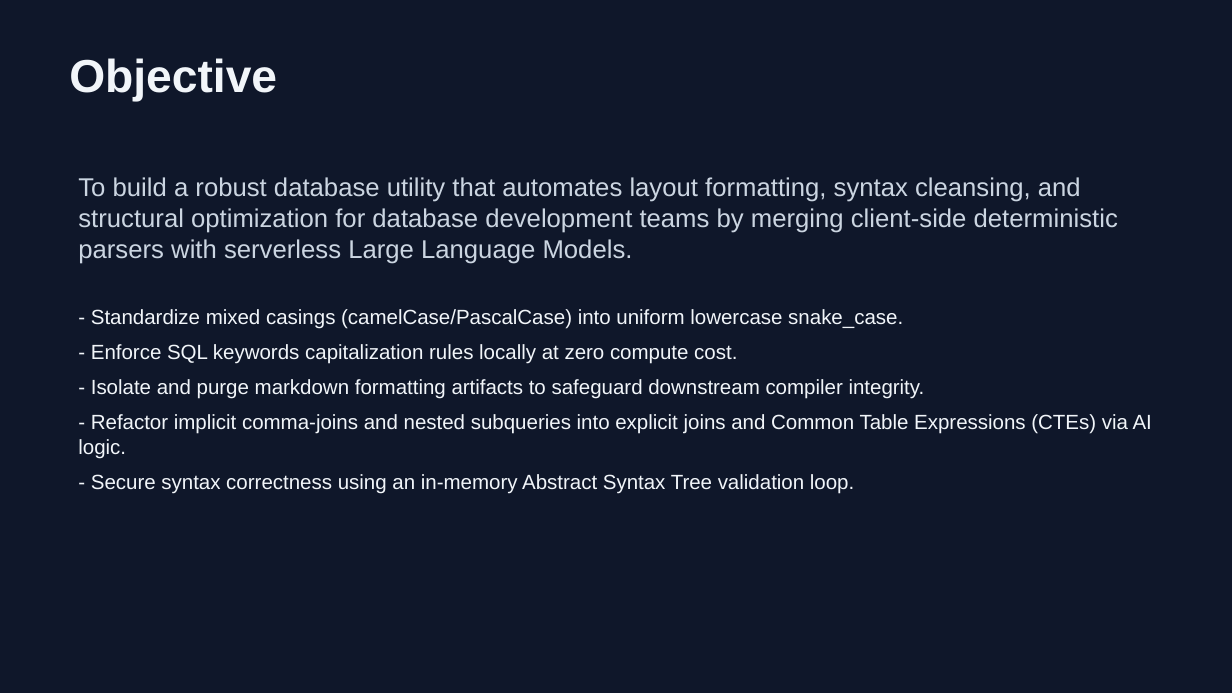
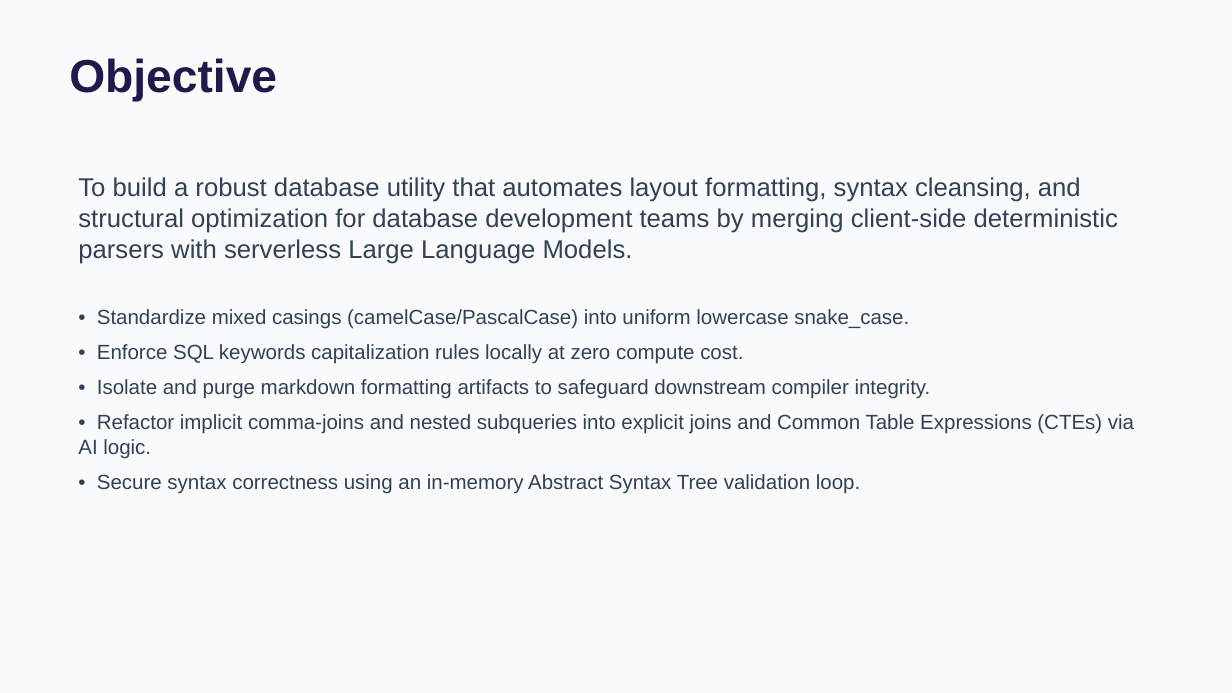
Before and after one commit to bharathpyla/sql-query-linter-style-fixer, a slide deck: slide 2 of Presentation.pptx. Drawn at 1232x693 pixels with LibreOffice and Linux fonts; fonts in the diff are those of the drawing. Boxes give left, top, right and bottom in pixels: in the first picture for what was removed or moved away, otherwise in the second. Text is boxed around its words. In the diff, an @@ line names an element or a change of style, - is before the commit and + after.

Commit message:
Update presentation PPTX with light theme and proper bullet points formatting

```diff
--- a/Presentation.pptx
+++ b/Presentation.pptx
@@ background #0F172A to #F8FAFC @@
@@ text "Objective" at [69, 58, 277, 102]: text colour #F1F5F9 to #1E1B4B @@
@@ text at [78, 177, 1118, 264]: text colour #CBD5E1 to #334155 in "To build a robust database utility that ..." @@
@@ text at [78, 309, 1134, 493]: text changed; text colour #F1F5F9 to #334155 @@
-- Standardize mixed casings (camelCase/PascalCase) into uniform lowercase snake_case.
-- Enforce SQL keywords capitalization rules locally at zero compute cost.
-- Isolate and purge markdown formatting artifacts to safeguard downstream compiler integrity.
-- Refactor implicit comma-joins and nested subqueries into explicit joins and Common Table Expressions (CTEs) via AI logic.
-- Secure syntax correctness using an in-memory Abstract Syntax Tree validation loop.
+• Standardize mixed casings (camelCase/PascalCase) into uniform lowercase snake_case.
+• Enforce SQL keywords capitalization rules locally at zero compute cost.
+• Isolate and purge markdown formatting artifacts to safeguard downstream compiler integrity.
+• Refactor implicit comma-joins and nested subqueries into explicit joins and Common Table Expressions (CTEs) via AI logic.
+• Secure syntax correctness using an in-memory Abstract Syntax Tree validation loop.
```
Also in this commit, not shown: 7 other slides changed.
